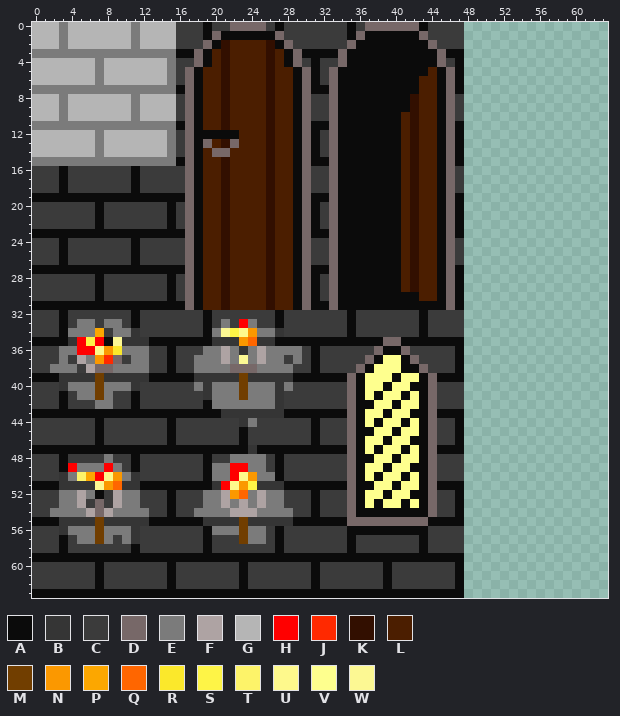
Pixel-art sprite -- res/textures/blocks.png. The picture above is the old version.
The file is 64x64 pixels. Colours within 5 levels of each other are drawn and written as one.
Palette (. is transparent): A #0b0b0b  B #353535  C #3b3b3b  D #776868  E #7b7b7b  F #aea3a3  G #b5b5b5  H #ff0000  J #ff2900  K #320f00  L #4b1e00  M #713e00  N #fb9800  P #fca700  Q #ff6600  R #fbe82b  S #fef447  T #fdf369  U #fef98c  V #feff8e  W #fcf893
Pixels before (only the part around the change), first column x 39:
 0 DDDDACCCC................
 1 AAAADCCCC................
 2 AAAAADCCC................
 3 AAAAAADAA................
 4 AAAAAADCA................
 5 AAAAALADA................
 6 AAAALLADA................
 7 AAAALLADA................
 8 AAAKLLADC................
 9 AAAKLLADC................
10 AALKLLADC................
11 AALKLLADA................
12 AALKLLADA................
13 AALKLLADA................
14 AALKLLADA................
15 AALKLLADA................
16 AALKLLADC................
17 AALKLLADC................
18 AALKLLADC................
19 AALKLLADA................
20 AALKLLADA................
21 AALKLLADA................
22 AALKLLADA................
23 AALKLLADA................
24 AALKLLADC................
25 AALKLLADC................
26 AALKLLADC................
27 AALKLLADA................
28 AALKLLADA................
29 AALKLLADA................
30 AAAALLADA................
31 AAAAAAADA................
32 CCCCACCCC................
33 CCCCACCCC................
34 CCCCACCCC................
35 DDAAAAAAA................
36 AADCCCCCA................
37 VVADCCCCA................
38 VVAADCCCA................
39 VAVVADAAA................
40 AVVAADCCC................
41 VVAVADCCC................
42 VAVVADCCC................
43 AVVAADAAA................
44 VVAVADCCA................
45 VAVVADCCA................
46 AVVAADCCA................
47 VVAVADAAA................
48 VAVVADCCC................
49 AVVAADCCC................
50 VVAVADCCC................
51 VAVVADAAA................
52 AVVAADCCA................
53 VVAVADCCA................
54 AAAAADCCA................
55 DDDDDAAAA................
56 AAAAACCCC................
57 CCCCACCCC................
58 CCCCACCCC................
59 AAAAAAAAA................
60 ACCCCCCCA................
61 ACCCCCCCA................
62 ACCCCCCCA................
63 AAAAAAAAA................
New version:
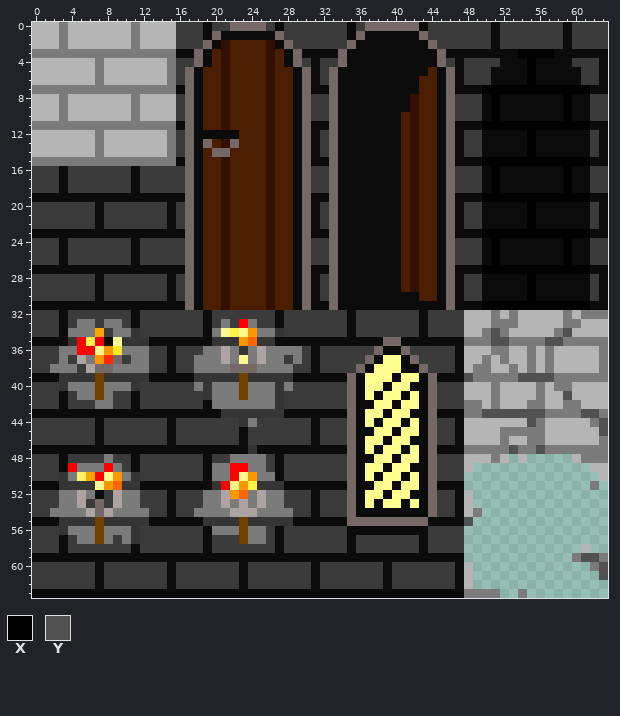
Colours new in this view: X #000000  Y #515151
Difference:
Changed rows in their new state; - is an unchanged pixel.
first column x 48:
 0 CCCACCCCCCCACCCC
 1 CCCACCCCCCCACCCC
 2 CCCACCCCCCCACCCC
 3 AAAAAAXXXXAAAAAA
 4 CCCCAAAXAAAACCCA
 5 CCCAAAAXAAAAACCA
 6 CCCAAAAXAAAAACCA
 7 AAXXXXXXXXXXXXAA
 8 CCAXAAAAAAAXAACC
 9 CCAXAAAAAAAXAACC
10 CCAXAAAAAAAXAACC
11 AAXXXXXXXXXXXXAA
12 CCAAAAAXAAAAAACA
13 CCAAAAAXAAAAAACA
14 CCAAAAAXAAAAAACA
15 AAXXXXXXXXXXXXAA
16 CCAXAAAAAAAXAACC
17 CCAXAAAAAAAXAACC
18 CCAXAAAAAAAXAACC
19 AAXXXXXXXXXXXXAA
20 CCAAAAAXAAAAAACA
21 CCAAAAAXAAAAAACA
22 CCAAAAAXAAAAAACA
23 AAXXXXXXXXXXXXAA
24 CCAXAAAAAAAXAACC
25 CCAXAAAAAAAXAACC
26 CCAXAAAAAAAXAACC
27 AAXXXXXXXXXXXXAA
28 CCAAAAAXAAAAAACA
29 CCAAAAAXAAAAAACA
30 CCAAAAAXAAAAAACA
31 AAXXXXXXXXXXXXAA
32 GGGEGEGGGGGEGEEE
33 GGGEEEGGGGGEEGGG
34 GGEYEGGGGGEYGGGG
35 EEEYYEEEEYYEEEEE
36 GGGEEGGEGEGGGGGE
37 GGEGEGGEGEGGGGGE
38 GEEGGEGEGEGGGGGE
39 YEEEEEYYYYEEEEEE
40 GGGEGGGGEGEEGGGG
41 GGGEGGGGEGGYGGGG
42 EEGEGGGEEGGEEGGG
43 EEYYYYYYYEEEEYYE
44 GGGGGGGYEGGGGGEY
45 GGGGEEEEEGGGGGGY
46 GGGGEGGEEGGGGGGE
47 EEEEEYEEYEEEEEEE
48 GGGEG-G-----GEEE
49 G-------------GG
50 ---------------G
51 --------------E-
52 G---------------
53 G---------------
54 GE--------------
55 Y---------------
58 -------------G--
59 ------------EYYE
60 G-------------EY
61 G--------------Y
62 G---------------
63 EEEE--E---------
